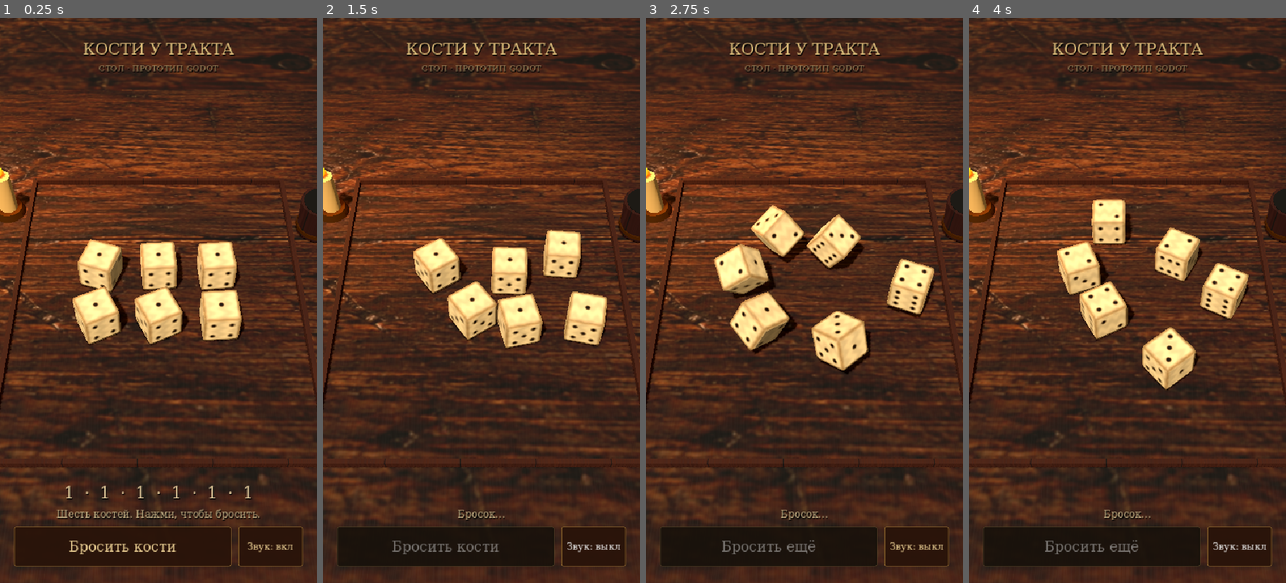
Above: before the commit, frames 1-4 (left to right).
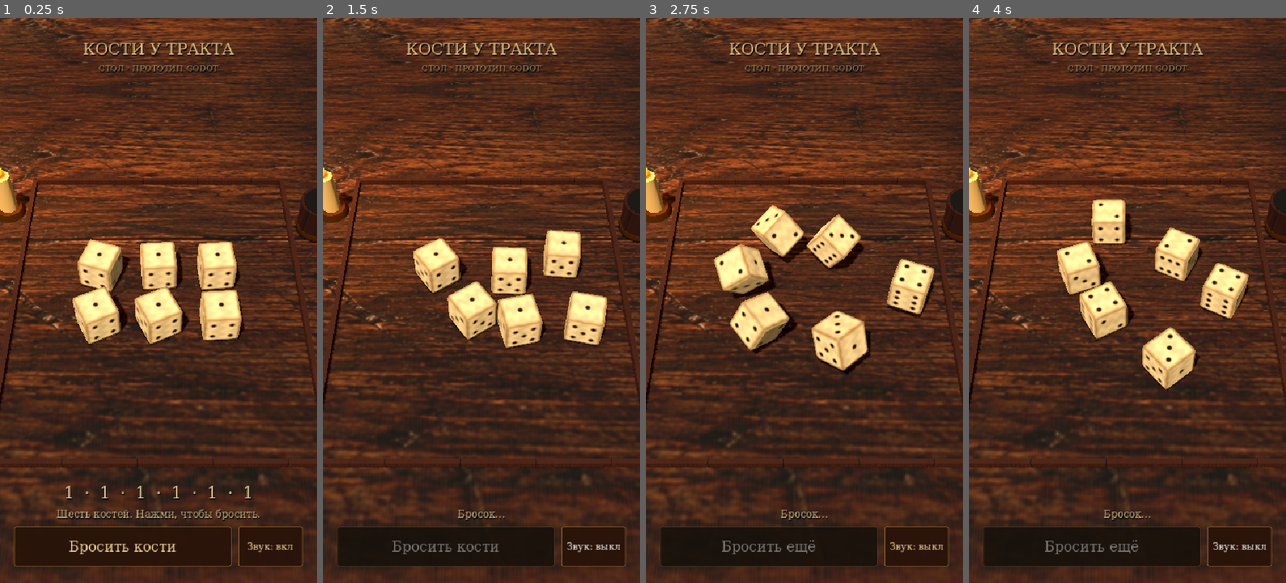
Above: after the commit, the same moments.

Repository: Petasus69/kcd2-dice
Game: Godot game, scene res://table.tscn
The game is run twice, just before and just after one commit, with the same random seed, the same clock (stepped at 60 frames per second) and the same inputs.
Inputs:
- Up to frame 1 (0.25 s): no input
- Up to frame 2 (1.5 s): click "Бросить кости" at 0.5 s; click "Звук: вкл" at 1.25 s
- Up to frame 3 (2.75 s): click "Бросить ещё" at 2 s
- Up to frame 4 (4 s): click "Звук: выкл" at 2.75 s; click "Звук: вкл" at 3.5 s

The runs differ from the first frame. In frame 1, 5.1% of the frame differs, in the area x 0-100%, y 0-13%; in frame 2, 5.1%; in frame 3, 5.1%; in frame 4, 5.1%.

Commit message:
Support phone rotation and remove wide-table texture seams

Diff:
--- a/godot/project.godot
+++ b/godot/project.godot
@@ -13,7 +13,7 @@
 window/size/window_height_override=960
 window/stretch/mode="canvas_items"
 window/stretch/aspect="expand"
-window/handheld/orientation=4
+window/handheld/orientation=6
 
 [rendering]
 renderer/rendering_method="gl_compatibility"
--- a/godot/wood.gdshader
+++ b/godot/wood.gdshader
@@ -27,7 +27,10 @@
         + hash(vec2(board, 8.0)) * 0.10) * mix(0.35, 1.0, seam);
     ALBEDO = wood_color.rgb * tone + vec3(0.022, 0.017, 0.010) * scratches;
     if (use_texture) {
-        ALBEDO = texture(table_grain, tabletop * 0.075 + vec2(0.5)).rgb * 0.7;
+        vec2 coordinates = tabletop * 0.075 + vec2(0.5);
+        // Mirror the outer repeats: no abrupt diagonal texture seams in wide views.
+        vec2 mirrored = 1.0 - abs(fract(coordinates * 0.5) * 2.0 - 1.0);
+        ALBEDO = texture(table_grain, mirrored).rgb * 0.7;
     }
     ROUGHNESS = 0.79 + grain * 0.15;
 }
Not shown, changed: godot/README.md
